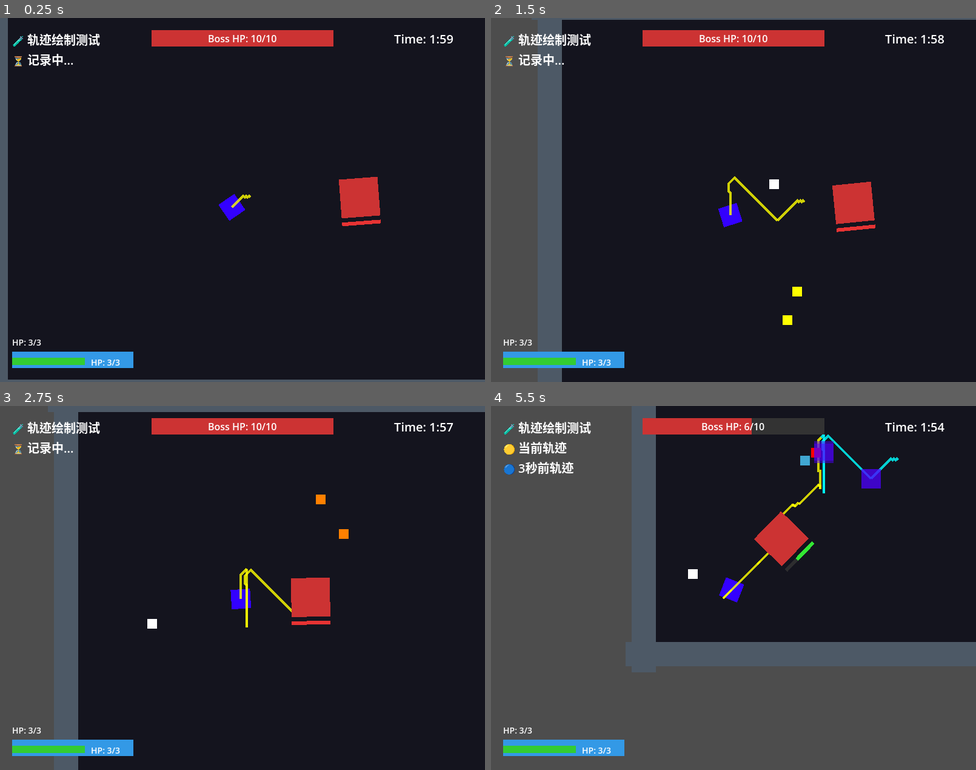
Above: before the commit, frames 1-4 (two rows, left to right).
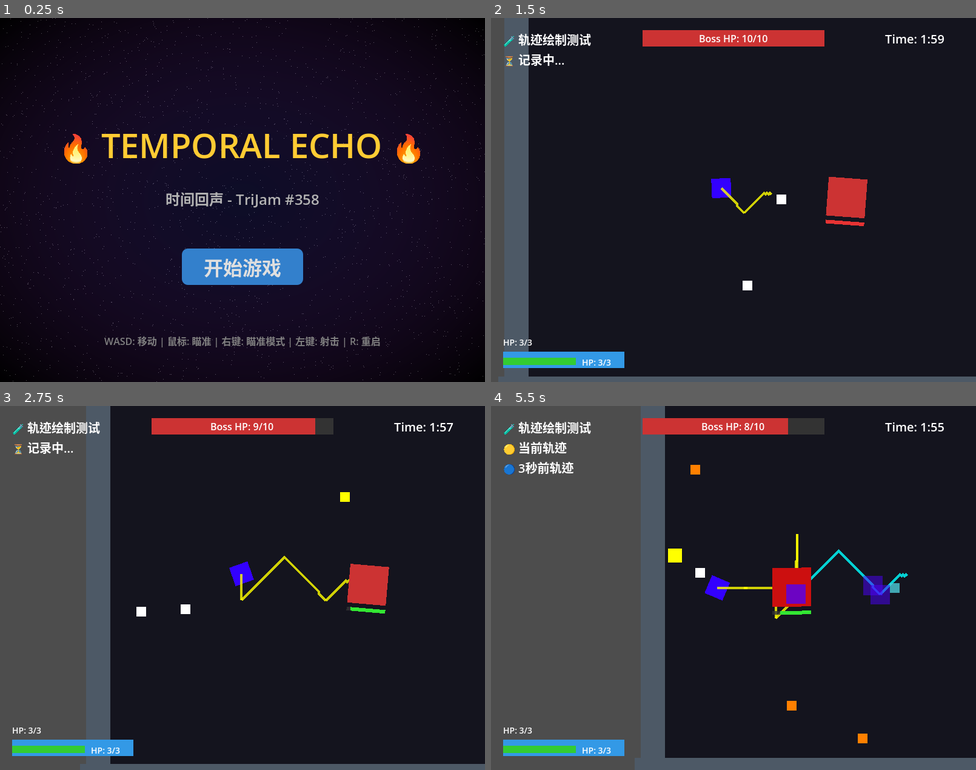
Above: after the commit, the same moments.

Repository: sdotyxz/temporal-echo
Game: Godot game, scene res://scenes/title_screen.tscn
The game is run twice, just before and just after one commit, with the same random seed, the same clock (stepped at 60 frames per second) and the same inputs. Before the commit the project starts from res://scenes/game.tscn.
Inputs (mouse positions are in pixels of both pictures, inside the frame that each line leads up to):
- Up to frame 1 (0.25 s): no input
- Up to frame 2 (1.5 s): click (733, 265) at 0.5 s, where only the run after the commit has a clickable "开始游戏"; tap Enter (ui_accept) at 1.25 s; move the mouse to (840, 181) at 1.27 s; press the mouse at (840, 181) at 1.28 s; hold D (move_right) from 1.28 s (still down)
- Up to frame 3 (2.75 s): tap Enter (ui_accept) at 1.52, 1.55, 1.82, 2.1, 2.27, 2.57 s; move the mouse to (145, 606) at 2.02 s; release D (move_right) at 2.03 s; release the mouse at (145, 606) at 2.03 s; hold S (move_down) from 2.03 s (still down); click (145, 606) at 2.3 s
- Up to frame 4 (5.5 s): move the mouse to (782, 507) at 2.77 s; release S (move_down) at 2.78 s; hold D (move_right) 2.78-3.53 s; hold Enter (ui_accept) 2.78-3.53 s; right-click (782, 507) at 2.85 s; move the mouse to (709, 660) at 3.52 s; hold W (move_up) 3.53-4.28 s; click (709, 660) at 3.6 s; tap Enter (ui_accept) at 3.77, 4.07, 4.52, 4.55, 4.82, 5.1, 5.27 s; move the mouse to (879, 642) at 4.27 s; press the mouse at (879, 642) at 4.28 s; hold A (move_left) from 4.28 s (still down); move the mouse to (588, 533) at 5.02 s; release the mouse at (588, 533) at 5.03 s; click (588, 533) at 5.3 s

The runs differ from the first frame. In frame 1, 14% of the frame differs, in the area x 0-100%, y 0-100%; in frame 2, 14%; in frame 3, 17%; in frame 4, 31%, in the area x 27-100%, y 0-100%.

Commit message:
feat: 添加开始游戏界面
- 程序化生成星空背景（Shader）
- 标题：🔥 TEMPORAL ECHO 🔥
- 开始游戏按钮
- 操作说明
- 按Enter或点击开始游戏
- 设置为项目主场景

Diff:
--- a/project.godot
+++ b/project.godot
@@ -12,7 +12,7 @@
 
 config/name="Temporal Echo"
 config/description="TriJam #358 - 3 hour game jam entry"
-run/main_scene="res://scenes/game.tscn"
+run/main_scene="res://scenes/title_screen.tscn"
 config/features=PackedStringArray("4.6", "Forward Plus")
 
 [display]
--- /dev/null
+++ b/scenes/title_screen.tscn
@@ -0,0 +1,12 @@
+[gd_scene load_steps=2 format=3 uid="uid://title1"]
+
+[ext_resource type="Script" path="res://src/title_screen.gd" id="1_script"]
+
+[node name="TitleScreen" type="Control"]
+layout_mode = 3
+anchors_preset = 15
+anchor_right = 1.0
+anchor_bottom = 1.0
+grow_horizontal = 2
+grow_vertical = 2
+script = ExtResource("1_script")
--- /dev/null
+++ b/src/title_screen.gd
@@ -0,0 +1,132 @@
+extends Control
+
+@onready var title_label: Label
+@onready var start_button: Button
+@onready var background: ColorRect
+
+func _ready():
+	print("🎮 开始游戏界面")
+	_create_ui()
+	_create_background()
+
+func _create_background():
+	# 创建渐变背景
+	background = ColorRect.new()
+	background.name = "Background"
+	background.size = Vector2(800, 600)
+
+	# 使用渐变着色器创建炫酷背景
+	var shader = Shader.new()
+	shader.code = """
+	shader_type canvas_item;
+
+	void fragment() {
+		vec2 uv = FRAGCOORD.xy / vec2(800.0, 600.0);
+
+		// 创建径向渐变
+		vec2 center = vec2(0.5, 0.5);
+		float dist = distance(uv, center);
+
+		// 颜色: 深蓝 -> 紫色 -> 黑色
+		vec3 color1 = vec3(0.05, 0.05, 0.15);  // 深蓝黑
+		vec3 color2 = vec3(0.15, 0.05, 0.2);   // 深紫
+		vec3 color3 = vec3(0.0, 0.0, 0.0);     // 纯黑
+
+		vec3 final_color = mix(color1, color2, dist * 1.5);
+		final_color = mix(final_color, color3, dist * dist * 2.0);
+
+		// 添加一些星星效果
+		float star = fract(sin(dot(uv * 100.0, vec2(12.9898, 78.233))) * 43758.5453);
+		if (star > 0.995) {
+			final_color += vec3(0.3) * star;
+		}
+
+		COLOR = vec4(final_color, 1.0);
+	}
+	"""
+
+	var material = ShaderMaterial.new()
+	material.shader = shader
+	background.material = material
+
+	add_child(background)
+	move_child(background, 0)  # 确保在最底层
+
+func _create_ui():
+	# 标题
+	title_label = Label.new()
+	title_label.name = "TitleLabel"
+	title_label.text = "🔥 TEMPORAL ECHO 🔥"
+	title_label.add_theme_font_size_override("font_size", 56)
+	title_label.horizontal_alignment = HORIZONTAL_ALIGNMENT_CENTER
+	title_label.vertical_alignment = VERTICAL_ALIGNMENT_CENTER
+	title_label.size = Vector2(800, 120)
+	title_label.position = Vector2(0, 150)
+
+	# 添加发光效果
+	title_label.add_theme_color_override("font_color", Color(1, 0.8, 0.2))
+
+	add_child(title_label)
+
+	# 副标题
+	var subtitle = Label.new()
+	subtitle.text = "时间回声 - TriJam #358"
+	subtitle.add_theme_font_size_override("font_size", 24)
+	subtitle.horizontal_alignment = HORIZONTAL_ALIGNMENT_CENTER
+	subtitle.size = Vector2(800, 50)
+	subtitle.position = Vector2(0, 280)
+	subtitle.add_theme_color_override("font_color", Color(0.7, 0.7, 0.7))
+	add_child(subtitle)
+
+	# 开始游戏按钮
+	start_button = Button.new()
+	start_button.name = "StartButton"
+	start_button.text = "开始游戏"
+	start_button.add_theme_font_size_override("font_size", 32)
+	start_button.size = Vector2(200, 60)
+	start_button.position = Vector2(300, 380)
+
+	# 样式化按钮
+	var button_style = StyleBoxFlat.new()
+	button_style.bg_color = Color(0.2, 0.5, 0.8)
+	button_style.corner_radius_top_left = 10
+	button_style.corner_radius_top_right = 10
+	button_style.corner_radius_bottom_left = 10
+	button_style.corner_radius_bottom_right = 10
+	start_button.add_theme_stylebox_override("normal", button_style)
+
+	var button_hover = StyleBoxFlat.new()
+	button_hover.bg_color = Color(0.3, 0.6, 0.9)
+	button_hover.corner_radius_top_left = 10
+	button_hover.corner_radius_top_right = 10
+	button_hover.corner_radius_bottom_left = 10
+	button_hover.corner_radius_bottom_right = 10
+	start_button.add_theme_stylebox_override("hover", button_hover)
+
+	start_button.pressed.connect(_on_start_pressed)
+	add_child(start_button)
+
+	# 操作说明
+	var controls = Label.new()
+	controls.text = "WASD: 移动 | 鼠标: 瞄准 | 右键: 瞄准模式 | 左键: 射击 | R: 重启"
+	controls.add_theme_font_size_override("font_size", 16)
+	controls.horizontal_alignment = HORIZONTAL_ALIGNMENT_CENTER
+	controls.size = Vector2(800, 30)
+	controls.position = Vector2(0, 520)
+	controls.add_theme_color_override("font_color", Color(0.5, 0.5, 0.5))
+	add_child(controls)
+
+func _on_start_pressed():
+	print("🎮 开始游戏！")
+
+	# 播放开始音效（如果有）
+	var audio_manager = get_node_or_null("/root/AudioManager")
+	if audio_manager and audio_manager.has_method("play_fire"):
+		audio_manager.play_fire()
+
+	# 切换到游戏场景
+	get_tree().change_scene_to_file("res://scenes/game.tscn")
+
+func _input(event):
+	if event.is_action_pressed("ui_accept") or event.is_action_pressed("fire"):
+		_on_start_pressed()
